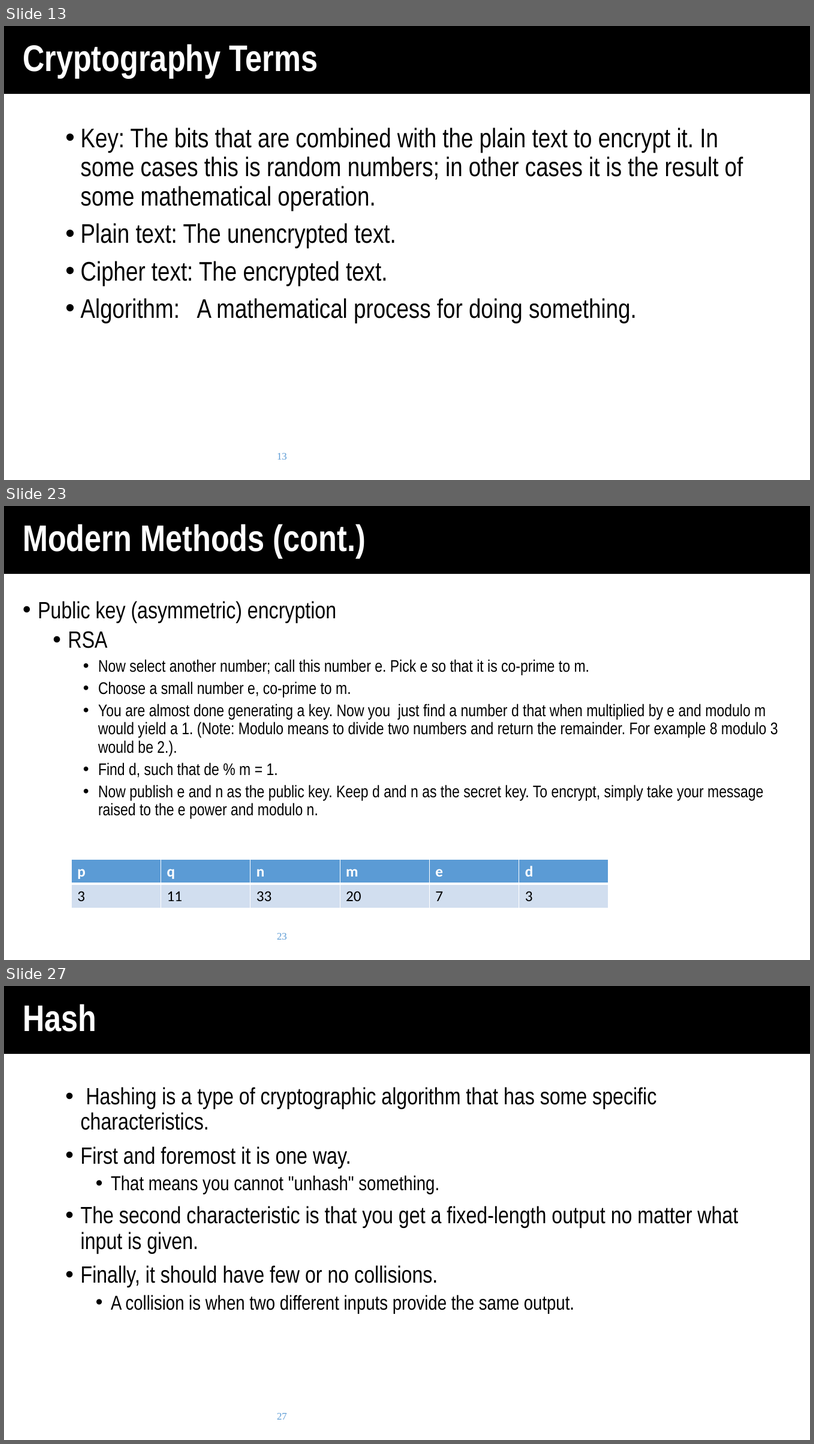
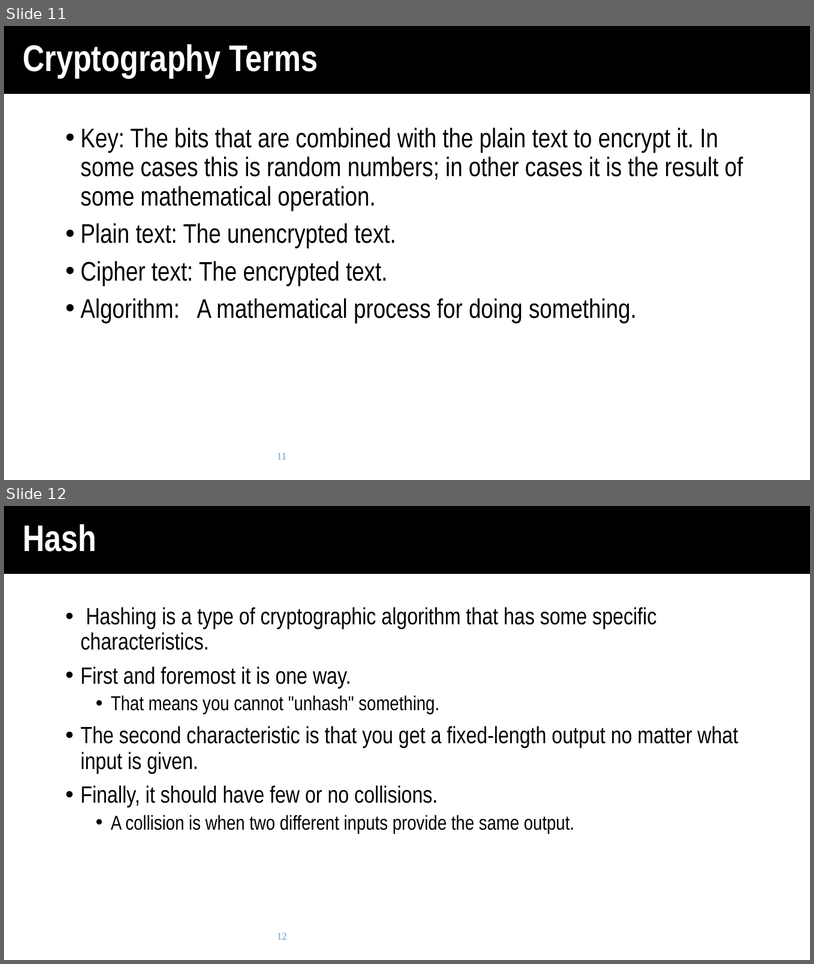
Before and after one commit to UNO-Babb/steg-hunt, a slide deck: Encryption_Steganography_Hashing.pptx. Shown one above the other, each under a label of ours: slides 13, 23 and 27 before the commit, slides 11 and 12 after it; the slides between them are not shown. The pictures are 814x1444 and 814x964 pixels, drawn with LibreOffice and Linux fonts; fonts in the diff are those of the drawing; background and template pictures are left out. Boxes give left, top, right and bottom in pixels: in the first picture for what was removed or moved away, otherwise in the second. Text is boxed around its words. In the diff, an @@ line names an element or a change of style, - is before the commit and + after.

```diff
--- a/Encryption_Steganography_Hashing.pptx
+++ b/Encryption_Steganography_Hashing.pptx
@@ slide 23 removed at [4,506,810,960], background #FFFFFF; not listed: 1 template element that a slide beside it also shows @@
@@ title removed at [23,524,366,558] @@
-Modern Methods (cont.)
@@ text removed at [38,601,779,819] @@
-• Public key (asymmetric) encryption
-  • RSA
-    • Now select another number; call this number e. Pick e so that it is co-prime to m.
-    • Choose a small number e, co-prime to m.
-    • You are almost done generating a key. Now you just find a number d that when multiplied by e and modulo m would yield a 1. (Note: Modulo means to divide two numbers and return the remainder. For example 8 modulo 3 would be 2.).
-    • Find d, such that de % m = 1.
-    • Now publish e and n as the public key. Keep d and n as the secret key. To encrypt, simply take your message raised to the e power and modulo n.
@@ table removed at [71,859,608,908], 2 rows, 6 columns @@
-p | q | n | m | e | d
-3 | 11 | 33 | 20 | 7 | 3
@@ page number removed at [277,933,287,939] @@
-23
@@ what was slide 13 is now slide 11 @@
@@ page number at [277,453,287,459]: text changed @@
-13
+11
@@ what was slide 27 is now slide 12 @@
@@ page number at [277,933,287,939]: text changed @@
-27
+12
```
Also in this commit, not shown: 1 slide changed, 18 other slides removed, 20 other files.
